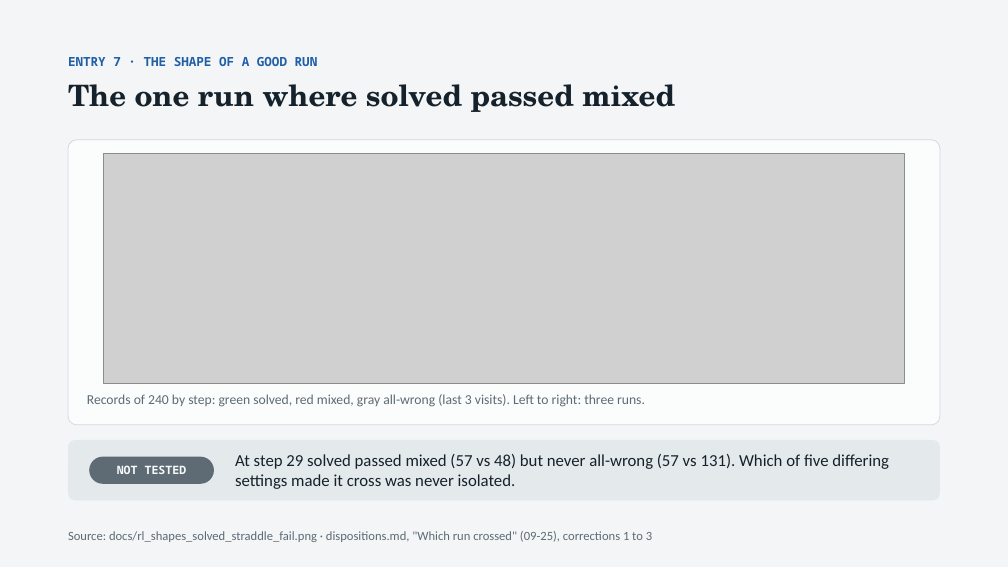
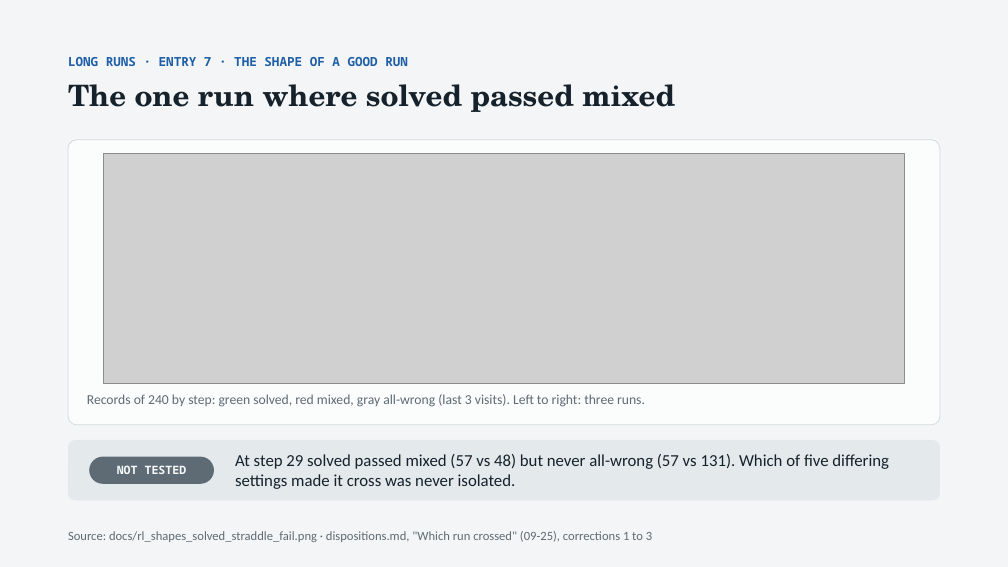
Before and after one commit to thistleknot/rl_v2_share, a slide deck: slide 14 of docs/RL_V2_rl.pptx (slide 18 before the commit). Drawn at 1008x567 pixels with LibreOffice and Linux fonts; fonts in the diff are those of the drawing; grey boxes stand for pictures. Boxes give left, top, right and bottom in pixels: in the first picture for what was removed or moved away, otherwise in the second. Text is boxed around its words. In the diff, an @@ line names an element or a change of style, - is before the commit and + after.

```diff
--- a/docs/RL_V2_rl.pptx
+++ b/docs/RL_V2_rl.pptx
@@ text at (68, 57, 408, 66): text changed @@
-ENTRY 7 · THE SHAPE OF A GOOD RUN
+LONG RUNS · ENTRY 7 · THE SHAPE OF A GOOD RUN
```
Also in this commit, not shown: 5 other slides changed, 5 other files.
